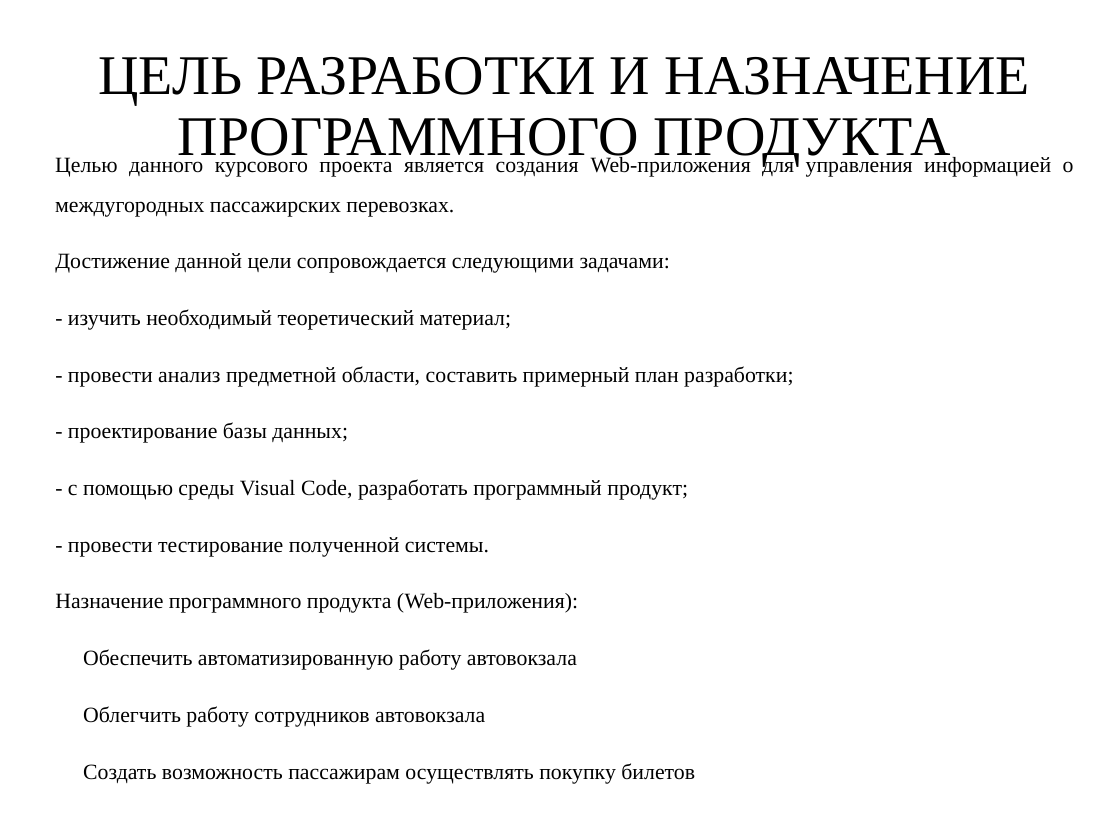
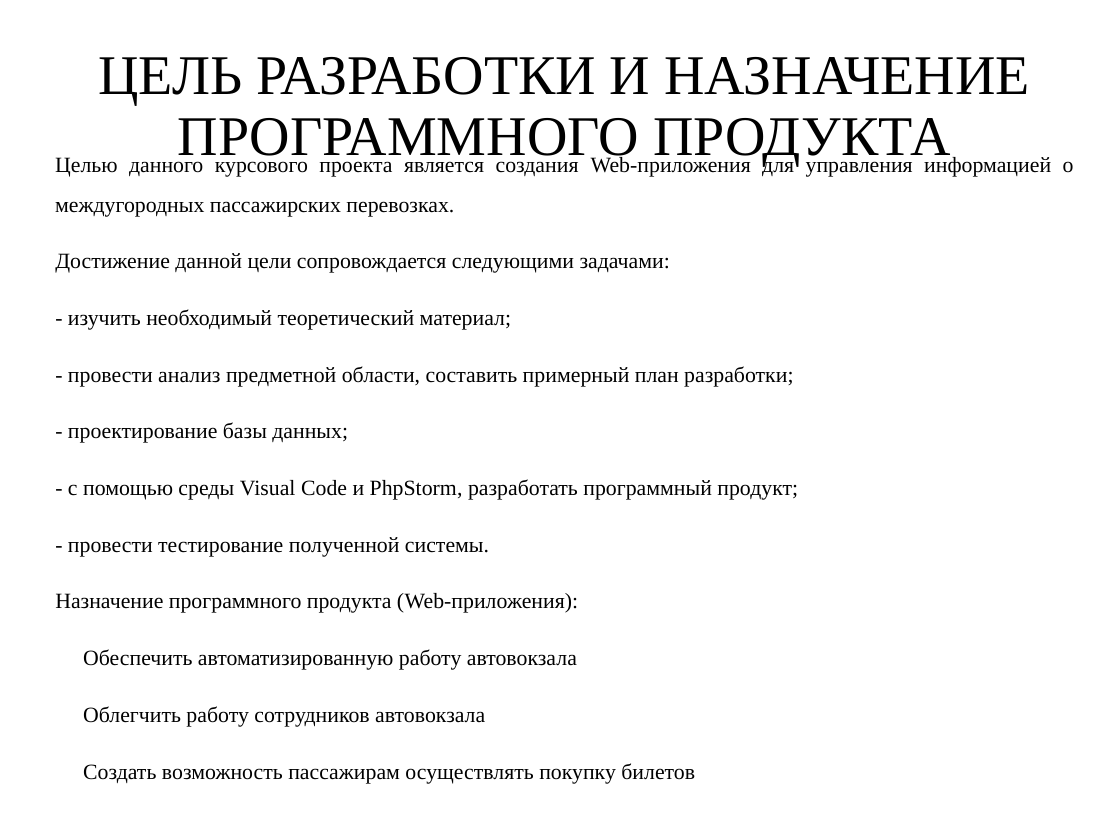
Before and after one commit to RAdKuzur/ASTU, a slide deck: slide 10 of зимняя практика 2023-24/Курсовая презентация Мамлеева.odp (slide 11 before the commit). Drawn at 1120x840 pixels with LibreOffice and Linux fonts; fonts in the diff are those of the drawing; background and template pictures are left out. Boxes give left, top, right and bottom in pixels: in the first picture for what was removed or moved away, otherwise in the second. Text is boxed around its words. In the diff, an @@ line names an element or a change of style, - is before the commit and + after.

```diff
--- a/зимняя практика 2023-24/Курсовая презентация Мамлеева.odp
+++ b/зимняя практика 2023-24/Курсовая презентация Мамлеева.odp
@@ text at [68, 479, 798, 500]: text changed @@
-- с помощью среды Visual Code, разработать программный продукт;
+- с помощью среды Visual Code и PhpStorm, разработать программный продукт;
```
Also in this commit, not shown: 4 other slides changed, 2 slides added, 3 slides removed, 1 other file.
